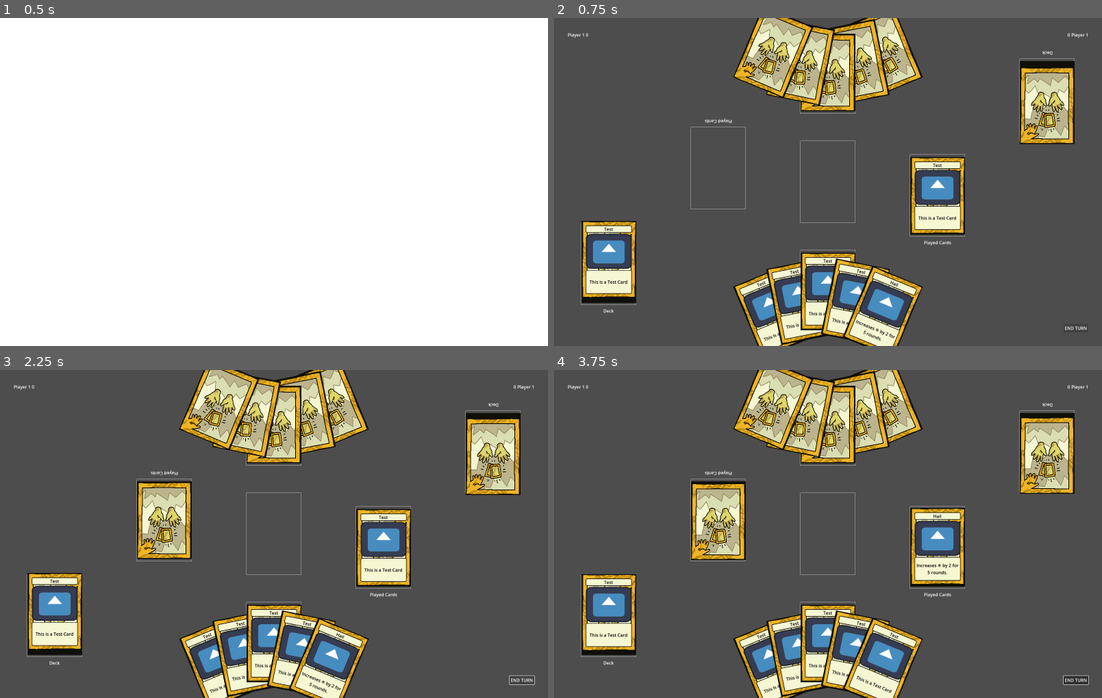
Above: before the commit, frames 1-4 (two rows, left to right).
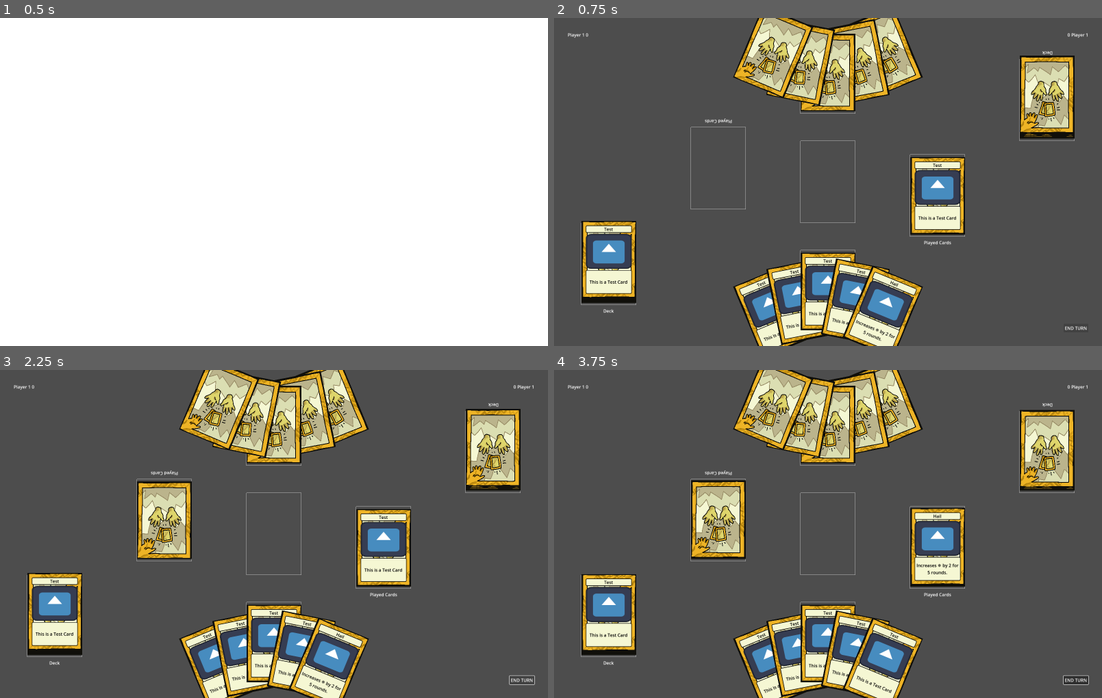
Above: after the commit, the same moments.

Repository: team-fow/hackathon
Game: Godot game, scene res://scenes/game/game.tscn
Two runs of this game, one before a commit and one after it. Both use one fixed random seed, a clock stepped at 60 frames per second and the inputs below. The engine's default icon, where the game draws it, is replaced by a stand-in: a white triangle on a blue panel in a dark square.
Inputs (mouse positions are in pixels of both pictures, inside the frame that each line leads up to):
- Up to frame 1 (0.5 s): no input
- Up to frame 2 (0.75 s): click "END TURN" at 0.5 s
- Up to frame 3 (2.25 s): click "END TURN" at 1.25 s; click "END TURN" at 2 s
- Up to frame 4 (3.75 s): tap Enter at 2.75 s; drag from (773, 665) to (882, 461) at 2.77 s; tap Space at 3.5 s; drag from (855, 415) to (800, 599) at 3.52 s

Frame 1 is identical in both runs. In frame 2, 2.2% of the frame differs, in the area x 85-95%, y 11-39%; in frame 3, 2.0%; in frame 4, 2.9%, in the area x 25-95%, y 12-58%.

Commit message:
decks always stack upward

Diff:
--- a/scenes/card_list/deck.gd
+++ b/scenes/card_list/deck.gd
@@ -3,6 +3,8 @@
 extends CardList
 
 const CARD_SEPARATION: float = 4 ## Vertical spacing between cards.
+
+var up: int = -1 : set = _set_up
 
 
 
@@ -10,4 +12,9 @@
 
 func _order_cards() -> void:
 	for i: int in cards.size():
-		cards[i].position = Vector2(0, CARD_SEPARATION * -i)
+		cards[i].position = Vector2(0, CARD_SEPARATION * i * up)
+
+
+func _set_up(value: int) -> void:
+	up = value
+	_order_cards()
--- a/scenes/player/player.gd
+++ b/scenes/player/player.gd
@@ -78,6 +78,8 @@
 
 
 func update_disp():
+	hand.flipped = !is_active
 	deck.flipped = !is_active
-	hand.flipped = !is_active
+	deck.up = -1 if is_active else 1
 	card_played_history.flipped = !is_active
+	card_played_history.up = -1 if is_active else 1
